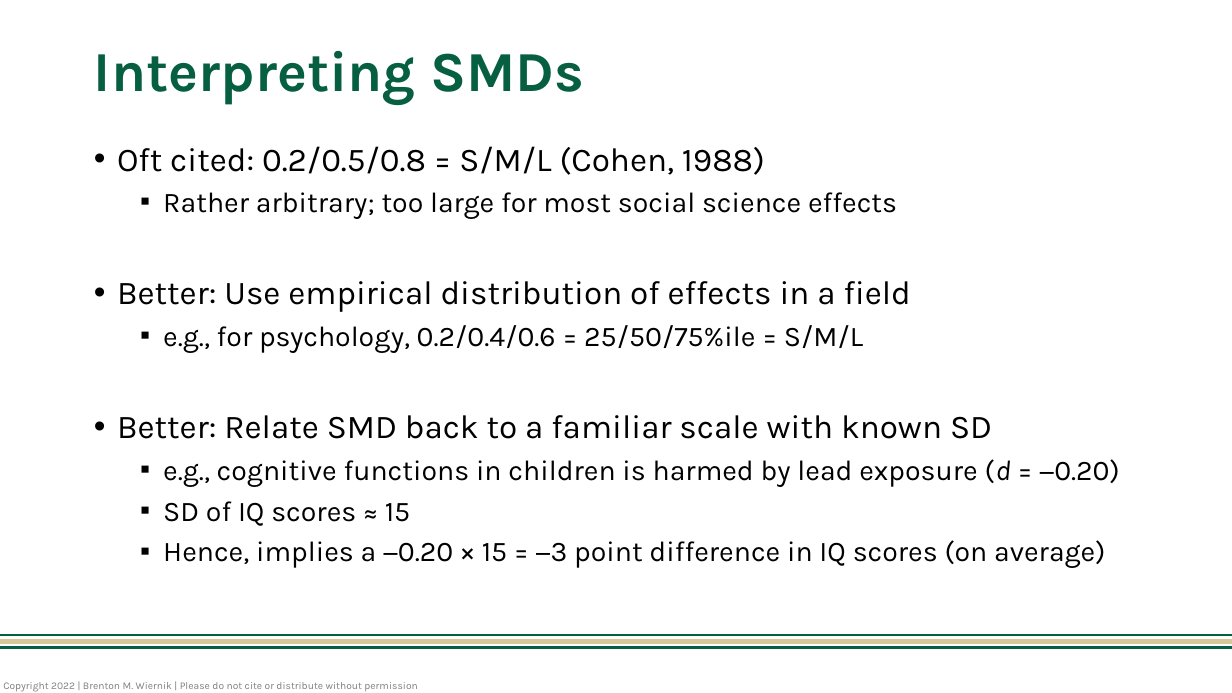
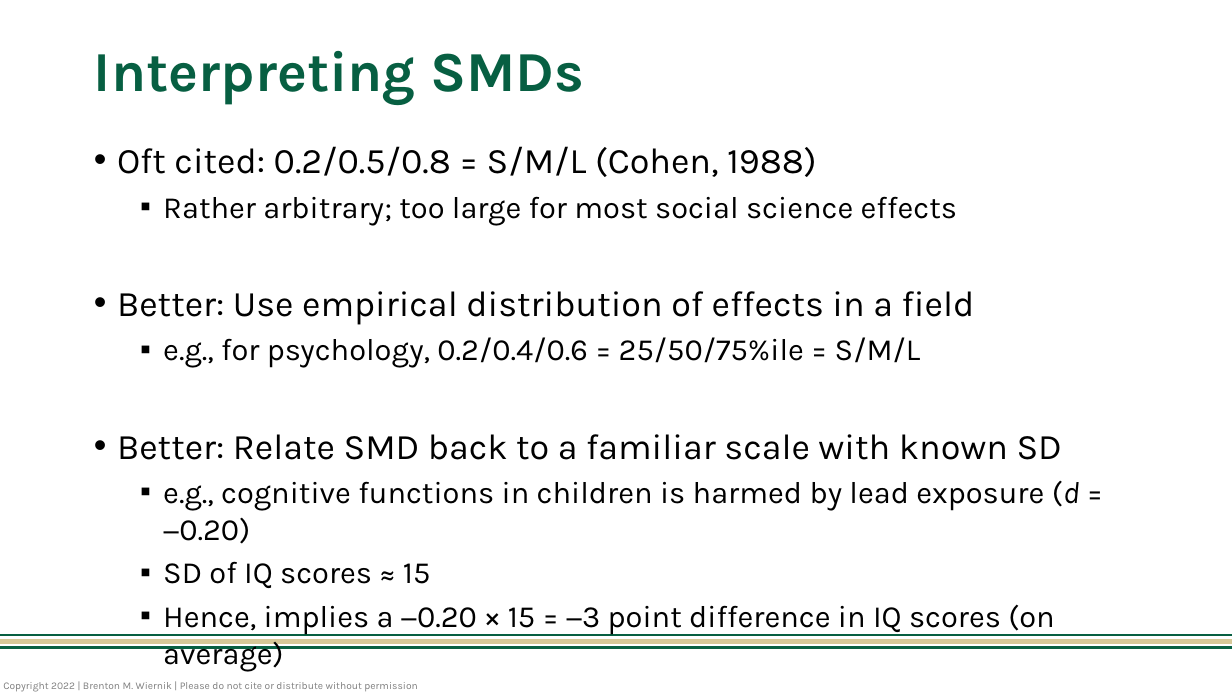
Before and after one commit to bwiernik/meta-workshop, a slide deck: slide 37 of slides/01_meta-analytic-thinking.pptx. Drawn at 1232x693 pixels with LibreOffice and Linux fonts; fonts in the diff are those of the drawing. Boxes give left, top, right and bottom in pixels: in the first picture for what was removed or moved away, otherwise in the second. Text is boxed around its words. In the diff, an @@ line names an element or a change of style, - is before the commit and + after.

```diff
--- a/slides/01_meta-analytic-thinking.pptx
+++ b/slides/01_meta-analytic-thinking.pptx
@@ text "Oft cited: 0.2/0.5/0.8 = S/M/L ..." at [117, 146, 1080, 671]: size 25.9 to 28 pt in "Oft cited: 0.2/0.5/0.8 = S/M/L (Cohen, 1988)", "Better: Use empirical distribution of effects in ...", "Better: Relate SMD back to a familiar ..."; size 22.2 to 24 pt in "Rather arbitrary; too large for most social ...", "e.g., for psychology, 0.2/0.4/0.6 = 25/50/75%ile = ...", "e.g., cognitive functions in children is harmed ...", "SD of IQ scores ≈ 15" and 1 more places @@
```
Also in this commit, not shown: 10 other slides changed, 16 other files.
